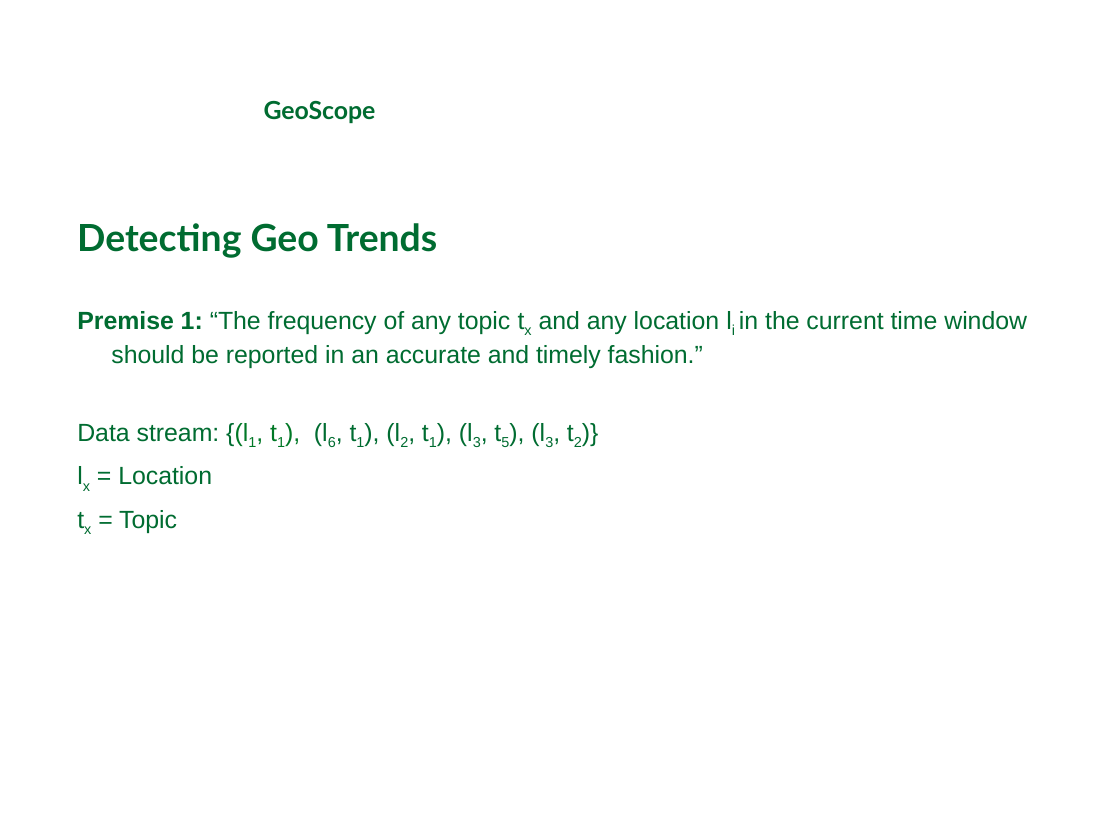
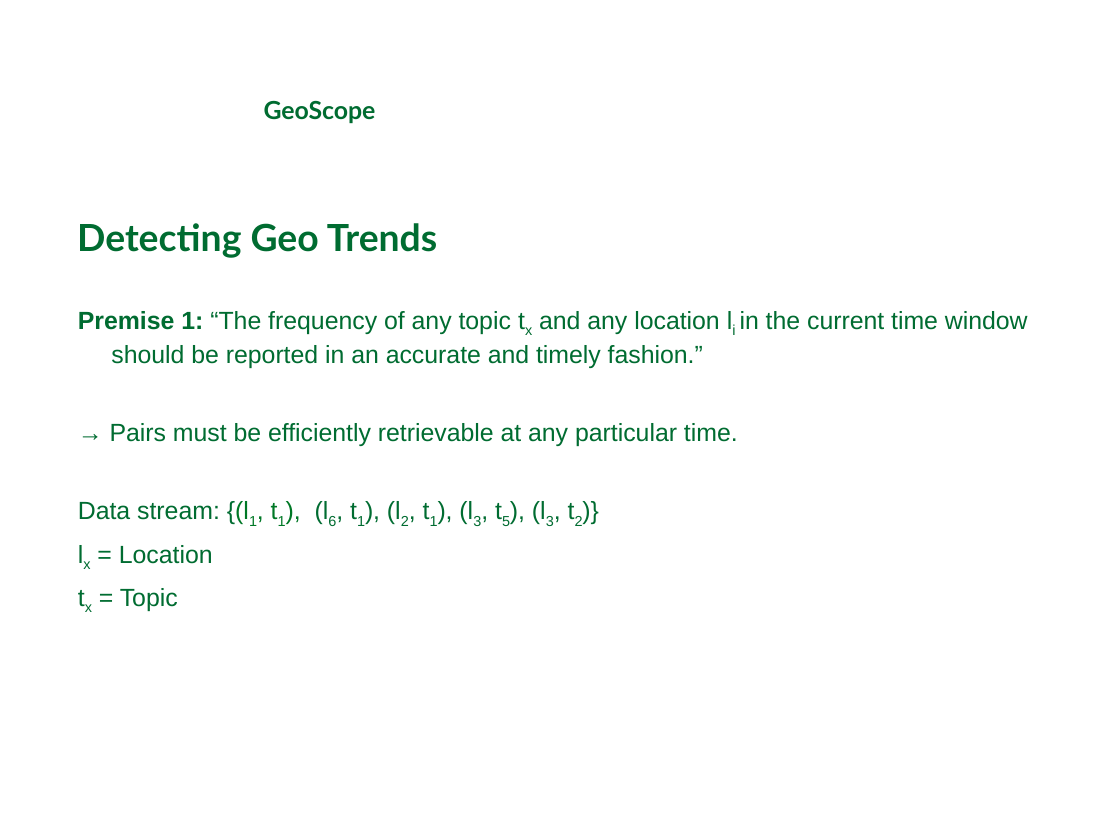
Before and after one commit to michaelprummer/datascience, a slide deck: slide 4 of GeoScope/DataScience1.ppt. Drawn at 1120x840 pixels with LibreOffice and Linux fonts; fonts in the diff are those of the drawing; background and template pictures are left out. Boxes give left, top, right and bottom in pixels: in the first picture for what was removed or moved away, otherwise in the second. Text is boxed around its words. In the diff, an @@ line names an element or a change of style, - is before the commit and + after.

```diff
--- a/GeoScope/DataScience1.ppt
+++ b/GeoScope/DataScience1.ppt
@@ text at <box>110,423,738,446</box>: paragraph added @@
+→ Pairs must be efficiently retrievable at any particular time.
```
Also in this commit, not shown: 7 other slides changed.
